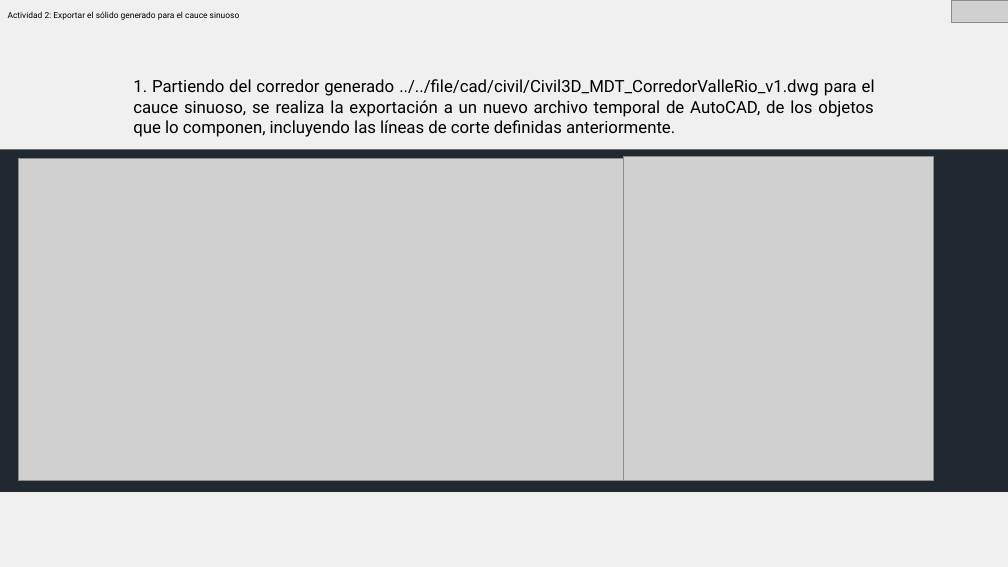
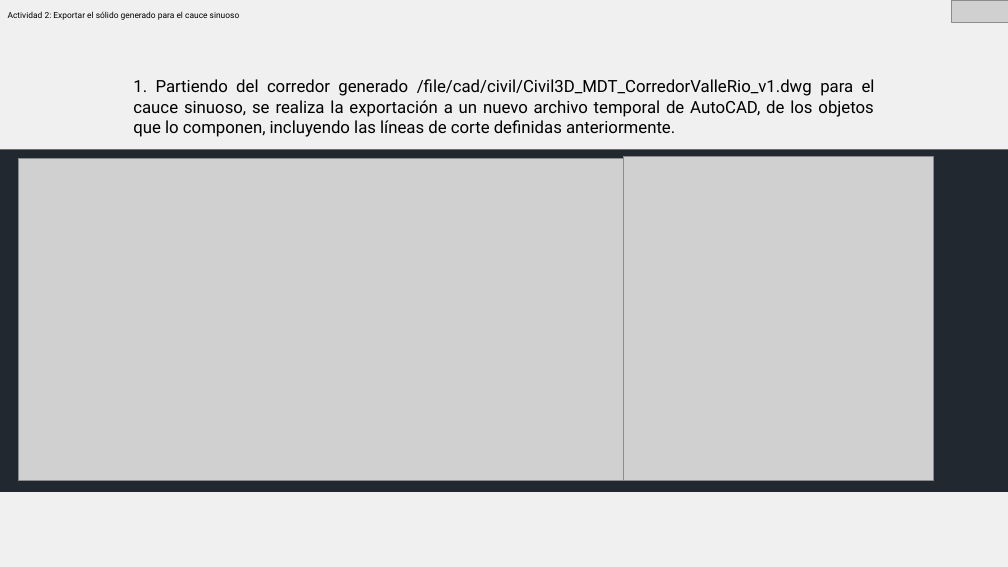
Before and after one commit to rcfdtools/R.HCMC, a slide deck: slide 7 of activity/M02A06/M02A06.pptx. Drawn at 1008x567 pixels with LibreOffice and Linux fonts; fonts in the diff are those of the drawing; grey boxes stand for pictures. Boxes give left, top, right and bottom in pixels: in the first picture for what was removed or moved away, otherwise in the second. Text is boxed around its words. In the diff, an @@ line names an element or a change of style, - is before the commit and + after.

```diff
--- a/activity/M02A06/M02A06.pptx
+++ b/activity/M02A06/M02A06.pptx
@@ text at bbox=[133, 79, 875, 137]: text changed @@
-1. Partiendo del corredor generado ../../file/cad/civil/Civil3D_MDT_CorredorValleRio_v1.dwg para el cauce sinuoso, se realiza la exportación a un nuevo archivo temporal de AutoCAD, de los objetos que lo componen, incluyendo las líneas de corte definidas anteriormente.
+1. Partiendo del corredor generado /file/cad/civil/Civil3D_MDT_CorredorValleRio_v1.dwg para el cauce sinuoso, se realiza la exportación a un nuevo archivo temporal de AutoCAD, de los objetos que lo componen, incluyendo las líneas de corte definidas anteriormente.
```
Also in this commit, not shown: 5 other slides changed, 6 other files.
